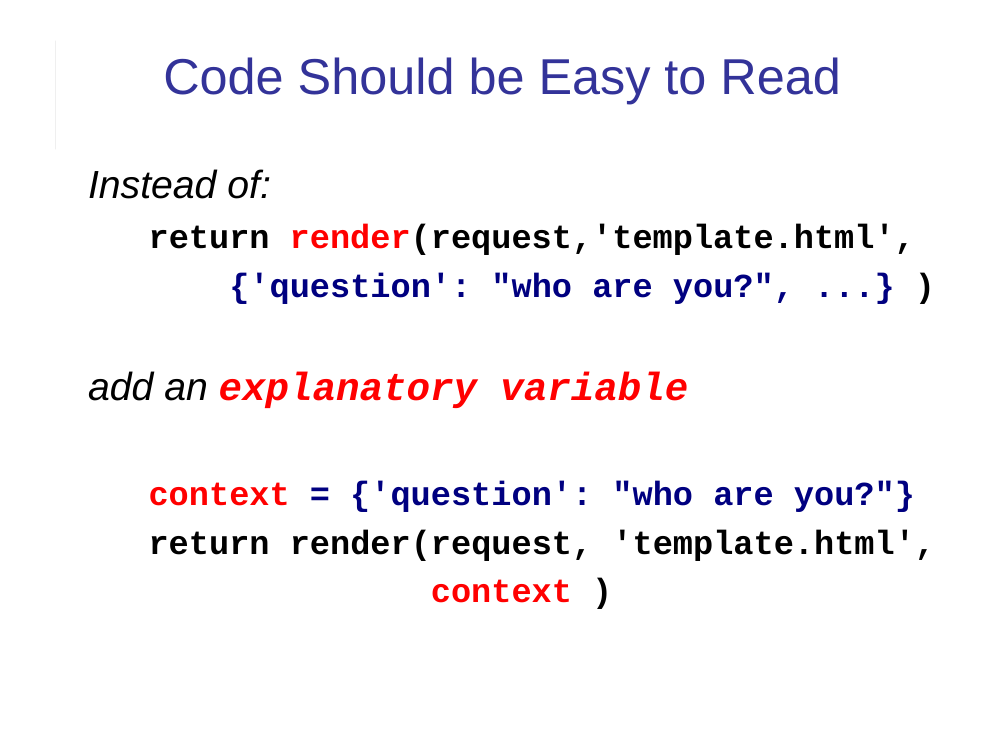
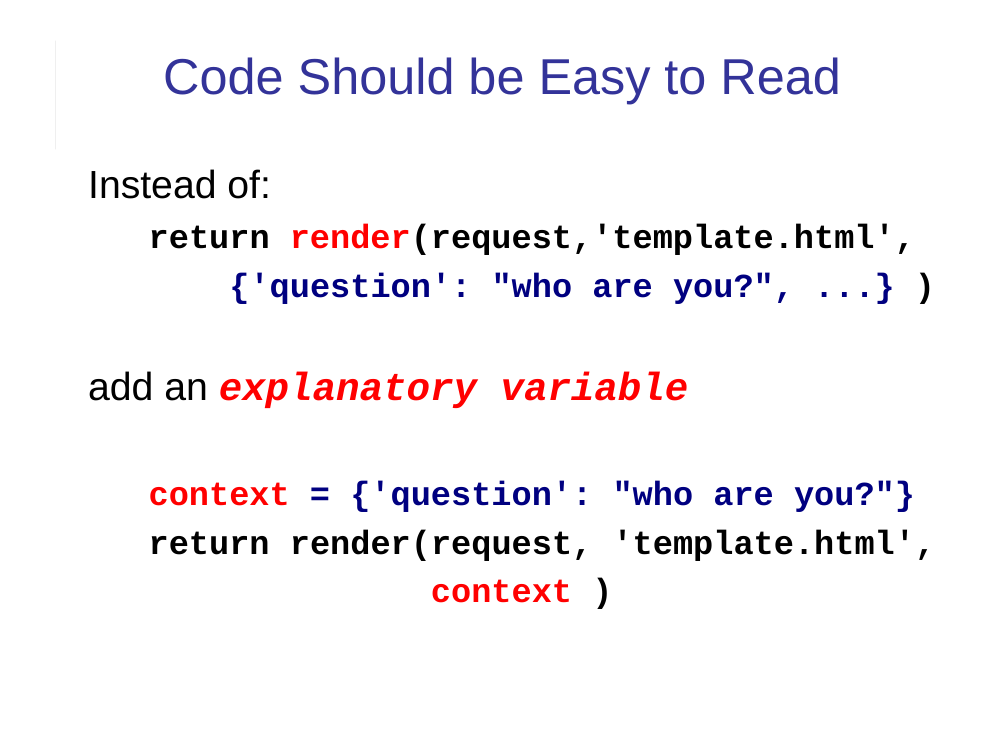
Before and after one commit to cpske/ISP, a slide deck: slide 10 of django/Django-review-1.pptx. Drawn at 1008x756 pixels with LibreOffice and Linux fonts; fonts in the diff are those of the drawing. Boxes give left, top, right and bottom in pixels: in the first picture for what was removed or moved away, otherwise in the second. Text is boxed around its words. In the diff, an @@ line names an element or a change of style, - is before the commit and + after.

```diff
--- a/django/Django-review-1.pptx
+++ b/django/Django-review-1.pptx
@@ text at (88, 169, 689, 408): italic off in "Instead of:", "add an" @@
```
Also in this commit, not shown: 14 other slides changed, 5 slides added, 2 slides removed, 2 other files.
